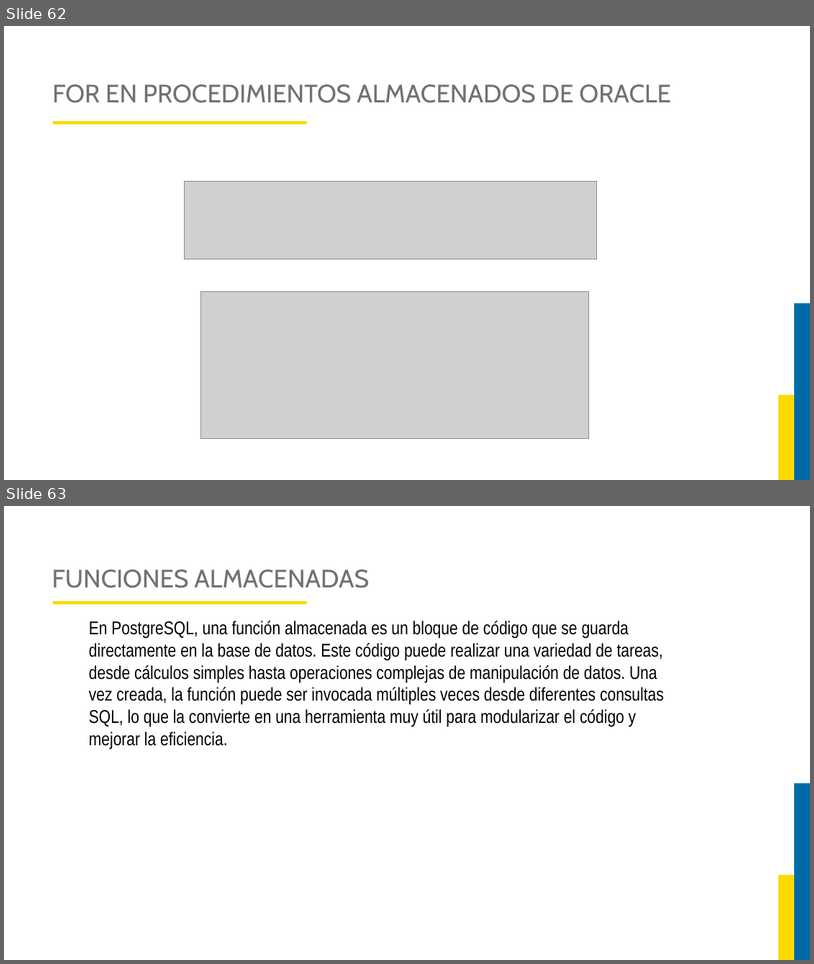
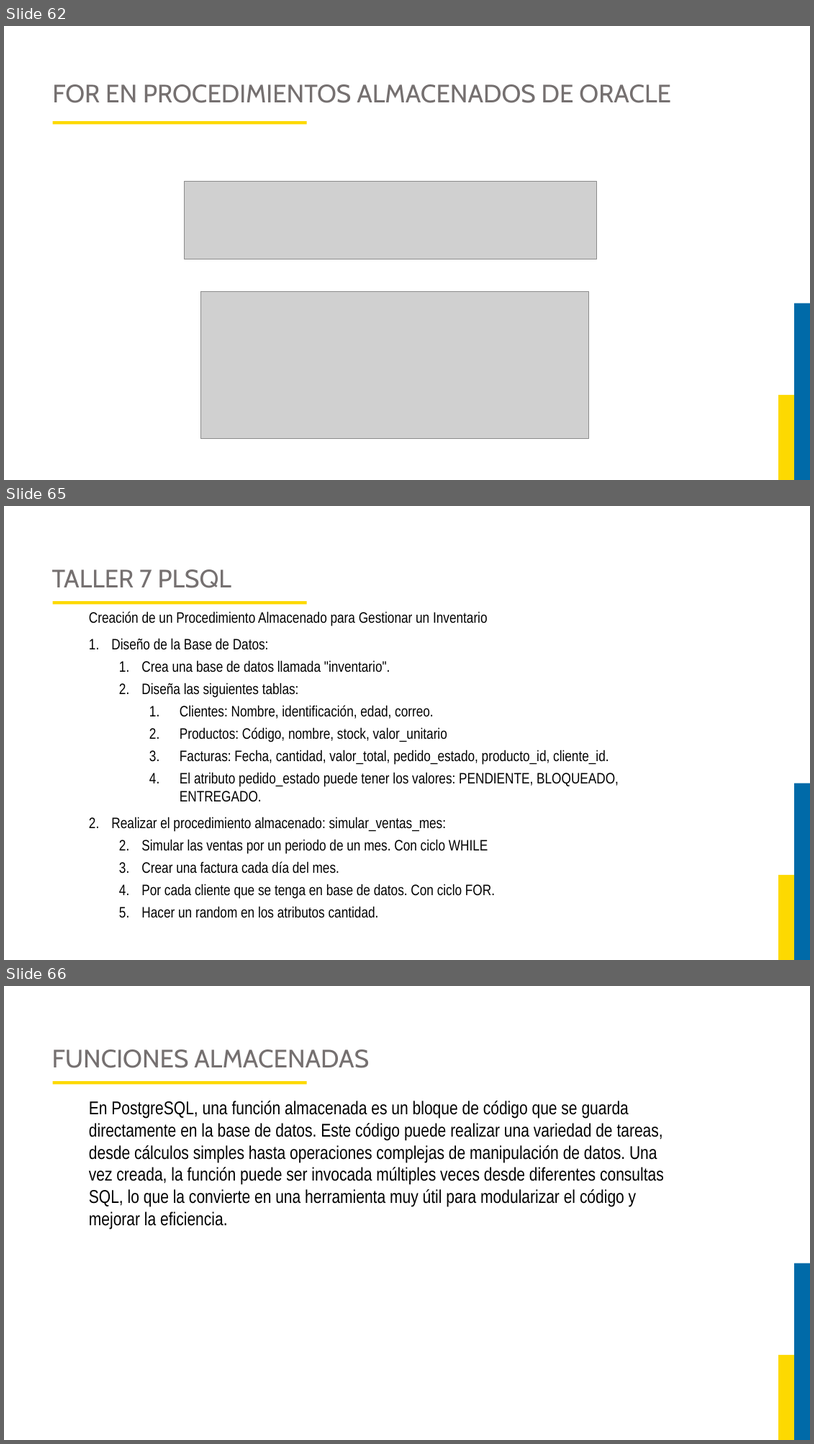
Before and after one commit to JorgeAlejandroAguirreGutierrez/proyecto-luis, a slide deck: Curso Base de Datos 2/DIAPOSITIVAS BASES DE DATOS 2.pptx. Shown one above the other, each under a label of ours: slides 62 and 63 before the commit, slides 62, 65 and 66 after it; the slides between them are not shown. The pictures are 814x964 and 814x1444 pixels, drawn with LibreOffice and Linux fonts; fonts in the diff are those of the drawing; grey boxes stand for pictures; background and template pictures are left out. Boxes give left, top, right and bottom in pixels: in the first picture for what was removed or moved away, otherwise in the second. Text is boxed around its words. In the diff, an @@ line names an element or a change of style, - is before the commit and + after.

```diff
--- a/Curso Base de Datos 2/DIAPOSITIVAS BASES DE DATOS 2.pptx
+++ b/Curso Base de Datos 2/DIAPOSITIVAS BASES DE DATOS 2.pptx
@@ slide 65 added at (4,506,810,960), background #FFFFFF; not listed: 2 template elements that a slide beside it also shows @@
@@ title added at (52,569,232,588), 30 pt, text #757070 @@
+TALLER 7 PLSQL
@@ rectangle added at (52,601,306,604), fill #FDD901 @@
@@ text added at (89,611,619,918), 18 pt, text #000000 @@
+Creación de un Procedimiento Almacenado para Gestionar un Inventario
+1. Diseño de la Base de Datos:
+  1. Crea una base de datos llamada "inventario".
+  2. Diseña las siguientes tablas:
+    1. Clientes: Nombre, identificación, edad, correo.
+    2. Productos: Código, nombre, stock, valor_unitario
+    3. Facturas: Fecha, cantidad, valor_total, pedido_estado, producto_id, cliente_id.
+    4. El atributo pedido_estado puede tener los valores: PENDIENTE, BLOQUEADO, ENTREGADO.
+2. Realizar el procedimiento almacenado: simular_ventas_mes:
+  2. Simular las ventas por un periodo de un mes. Con ciclo WHILE
+  3. Crear una factura cada día del mes.
+  4. Por cada cliente que se tenga en base de datos. Con ciclo FOR.
+  5. Hacer un random en los atributos cantidad.
@@ what was slide 63 is now slide 66 @@
```
Also in this commit, not shown: 4 slides changed, 2 other slides added, 2 other files.
